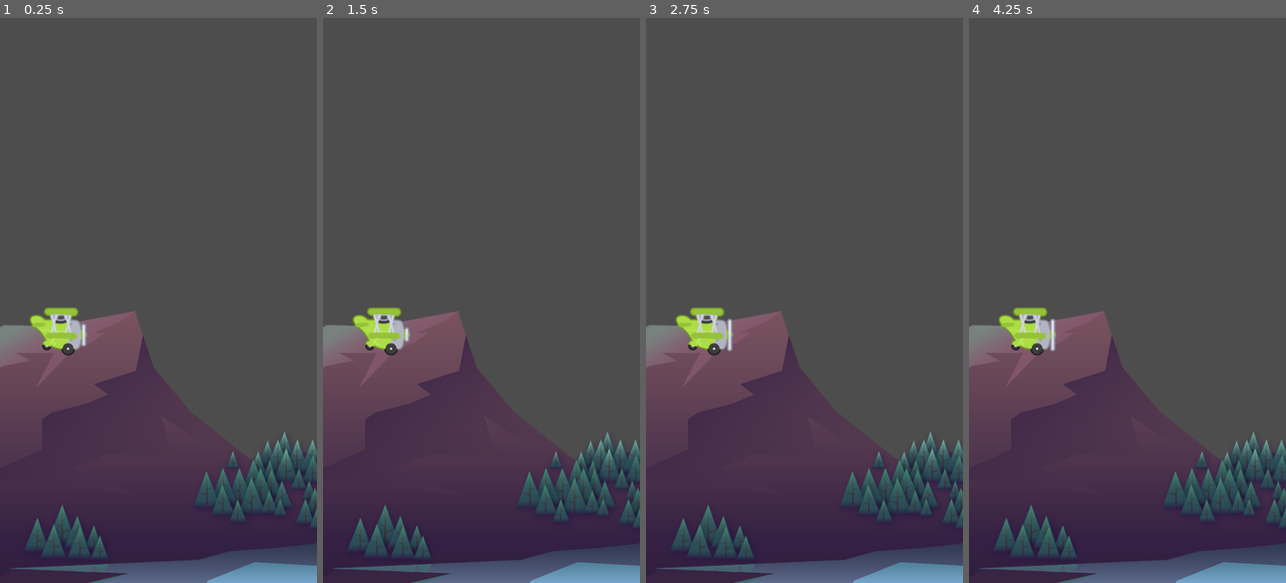
Above: before the commit, frames 1-4 (left to right).
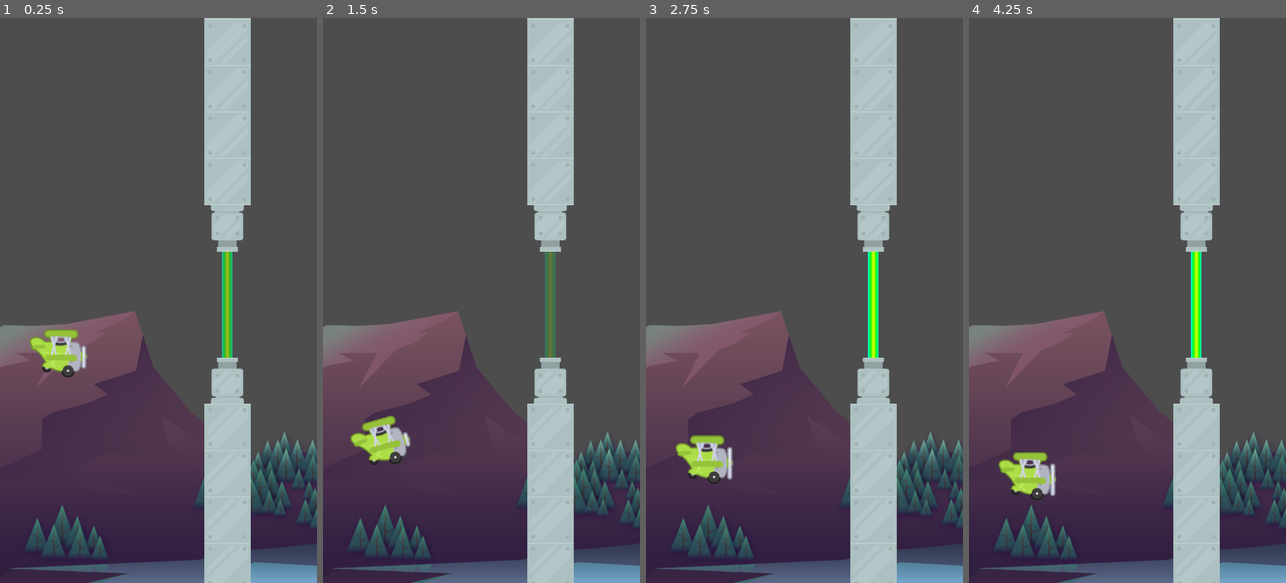
Above: after the commit, the same moments.

Repository: andreslauria/UDEMY-GODOT
Game: Godot game, scene res://scenes/game/game.tscn
The game is run twice, just before and just after one commit, with the same random seed, the same clock (stepped at 60 frames per second) and the same inputs.
Inputs:
- Up to frame 1 (0.25 s): no input
- Up to frame 2 (1.5 s): tap Space (Fly, bound only after the commit) at 0.6, 1.35 s
- Up to frame 3 (2.75 s): tap Space (Fly, bound only after the commit) at 2.1 s
- Up to frame 4 (4.25 s): tap Space (Fly, bound only after the commit) at 2.85, 3.6 s

The runs differ from the first frame. In frame 1, 13% of the frame differs, in the area x 9-80%, y 0-100%; in frame 2, 14%; in frame 3, 14%; in frame 4, 14%.

Commit message:
Hasta video 56
Gravity, collisions and animation player

Diff:
--- a/tappy/project.godot
+++ b/tappy/project.godot
@@ -21,6 +21,15 @@
 window/size/viewport_height=854
 window/stretch/mode="canvas_items"
 
+[input]
+
+Fly={
+"deadzone": 0.5,
+"events": [Object(InputEventKey,"resource_local_to_scene":false,"resource_name":"","device":-1,"window_id":0,"alt_pressed":false,"shift_pressed":false,"ctrl_pressed":false,"meta_pressed":false,"pressed":false,"keycode":0,"physical_keycode":32,"key_label":0,"unicode":32,"location":0,"echo":false,"script":null)
+, Object(InputEventMouseButton,"resource_local_to_scene":false,"resource_name":"","device":-1,"window_id":0,"alt_pressed":false,"shift_pressed":false,"ctrl_pressed":false,"meta_pressed":false,"button_mask":1,"position":Vector2(198, 14),"global_position":Vector2(207, 58),"factor":1.0,"button_index":1,"canceled":false,"pressed":true,"double_click":false,"script":null)
+]
+}
+
 [rendering]
 
 renderer/rendering_method="mobile"
--- /dev/null
+++ b/tappy/scenes/barrier/barrier.tscn
@@ -0,0 +1,10 @@
+[gd_scene load_steps=2 format=3 uid="uid://boli8jgo5yamq"]
+
+[sub_resource type="RectangleShape2D" id="RectangleShape2D_upvk7"]
+size = Vector2(515, 20)
+
+[node name="Barrier" type="StaticBody2D"]
+
+[node name="CollisionShape2D" type="CollisionShape2D" parent="."]
+position = Vector2(236.5, 0)
+shape = SubResource("RectangleShape2D_upvk7")
--- a/tappy/scenes/game/game.tscn
+++ b/tappy/scenes/game/game.tscn
@@ -1,7 +1,9 @@
-[gd_scene load_steps=3 format=3 uid="uid://b3ggcadfwkp88"]
+[gd_scene load_steps=5 format=3 uid="uid://b3ggcadfwkp88"]
 
 [ext_resource type="Texture2D" uid="uid://hejjb4b2h2fr" path="res://assets/background/rocks_2.png" id="1_4j4gt"]
-[ext_resource type="PackedScene" uid="uid://cc0l8dyki6xna" path="res://scenes/game/plane.tscn" id="2_vygwt"]
+[ext_resource type="PackedScene" uid="uid://cc0l8dyki6xna" path="res://scenes/plane/plane.tscn" id="2_vygwt"]
+[ext_resource type="PackedScene" uid="uid://boli8jgo5yamq" path="res://scenes/barrier/barrier.tscn" id="3_g34xj"]
+[ext_resource type="PackedScene" uid="uid://crplvs77hpk7v" path="res://scenes/pipes/pipes.tscn" id="4_0kj1h"]
 
 [node name="Game" type="Node2D"]
 
@@ -11,3 +13,12 @@
 
 [node name="Plane" parent="." instance=ExtResource("2_vygwt")]
 position = Vector2(88, 474)
+
+[node name="Barrier" parent="." instance=ExtResource("3_g34xj")]
+position = Vector2(0, -49)
+
+[node name="Barrier2" parent="." instance=ExtResource("3_g34xj")]
+position = Vector2(0, 869)
+
+[node name="Pipes" parent="Barrier2" instance=ExtResource("4_0kj1h")]
+position = Vector2(344, -436)
--- a/tappy/scenes/game/plane.tscn
+++ /dev/null
@@ -1,47 +0,0 @@
-[gd_scene load_steps=7 format=3 uid="uid://cc0l8dyki6xna"]
-
-[ext_resource type="Texture2D" uid="uid://rw5bxm2t7cop" path="res://assets/plane/planes_sheet.png" id="1_m8jg0"]
-
-[sub_resource type="AtlasTexture" id="AtlasTexture_joyvi"]
-atlas = ExtResource("1_m8jg0")
-region = Rect2(0, 0, 88, 73)
-
-[sub_resource type="AtlasTexture" id="AtlasTexture_gchap"]
-atlas = ExtResource("1_m8jg0")
-region = Rect2(88, 0, 88, 73)
-
-[sub_resource type="AtlasTexture" id="AtlasTexture_pstml"]
-atlas = ExtResource("1_m8jg0")
-region = Rect2(176, 0, 88, 73)
-
-[sub_resource type="SpriteFrames" id="SpriteFrames_5kng2"]
-animations = [{
-"frames": [{
-"duration": 1.0,
-"texture": SubResource("AtlasTexture_joyvi")
-}, {
-"duration": 1.0,
-"texture": SubResource("AtlasTexture_gchap")
-}, {
-"duration": 1.0,
-"texture": SubResource("AtlasTexture_pstml")
-}],
-"loop": true,
-"name": &"fly",
-"speed": 8.0
-}]
-
-[sub_resource type="CircleShape2D" id="CircleShape2D_ugkl8"]
-radius = 32.0
-
-[node name="Plane" type="CharacterBody2D"]
-
-[node name="AnimatedSprite2D" type="AnimatedSprite2D" parent="."]
-sprite_frames = SubResource("SpriteFrames_5kng2")
-animation = &"fly"
-autoplay = "fly"
-frame = 2
-frame_progress = 0.289477
-
-[node name="CollisionShape2D" type="CollisionShape2D" parent="."]
-shape = SubResource("CircleShape2D_ugkl8")
--- /dev/null
+++ b/tappy/scenes/laser/laser.tscn
@@ -0,0 +1,62 @@
+[gd_scene load_steps=6 format=3 uid="uid://ctkmrnckau12x"]
+
+[ext_resource type="Texture2D" uid="uid://1rytbkccnpjb" path="res://assets/pipes/laser2.png" id="1_465qs"]
+
+[sub_resource type="RectangleShape2D" id="RectangleShape2D_ocsqk"]
+size = Vector2(10, 205)
+
+[sub_resource type="Animation" id="Animation_lcfgj"]
+resource_name = "Flash"
+length = 0.6
+loop_mode = 1
+step = 0.1
+tracks/0/type = "value"
+tracks/0/imported = false
+tracks/0/enabled = true
+tracks/0/path = NodePath("Sprite2D:self_modulate")
+tracks/0/interp = 2
+tracks/0/loop_wrap = true
+tracks/0/keys = {
+"times": PackedFloat32Array(0, 0.1, 0.4),
+"transitions": PackedFloat32Array(1, 1, 1),
+"update": 0,
+"values": [Color(1, 1, 1, 1), Color(1, 1, 1, 0), Color(1, 1, 1, 1)]
+}
+
+[sub_resource type="Animation" id="Animation_6ecwb"]
+length = 0.001
+tracks/0/type = "value"
+tracks/0/imported = false
+tracks/0/enabled = true
+tracks/0/path = NodePath("Sprite2D:self_modulate")
+tracks/0/interp = 1
+tracks/0/loop_wrap = true
+tracks/0/keys = {
+"times": PackedFloat32Array(0),
+"transitions": PackedFloat32Array(1),
+"update": 0,
+"values": [Color(1, 1, 1, 1)]
+}
+
+[sub_resource type="AnimationLibrary" id="AnimationLibrary_tivkv"]
+_data = {
+"Flash": SubResource("Animation_lcfgj"),
+"RESET": SubResource("Animation_6ecwb")
+}
+
+[node name="laser" type="Area2D"]
+
+[node name="Sprite2D" type="Sprite2D" parent="."]
+scale = Vector2(1, 8)
+texture = ExtResource("1_465qs")
+
+[node name="CollisionShape2D" type="CollisionShape2D" parent="."]
+position = Vector2(82, 2)
+shape = SubResource("RectangleShape2D_ocsqk")
+
+[node name="AnimationPlayer" type="AnimationPlayer" parent="."]
+libraries = {
+"": SubResource("AnimationLibrary_tivkv")
+}
+autoplay = "Flash"
+speed_scale = 1.25
--- /dev/null
+++ b/tappy/scenes/pipe/pipe.tscn
@@ -0,0 +1,25 @@
+[gd_scene load_steps=4 format=3 uid="uid://bolwn4qri87nr"]
+
+[ext_resource type="Texture2D" uid="uid://c8jmg63b0n0ck" path="res://assets/pipes/pipe.png" id="1_55el7"]
+
+[sub_resource type="RectangleShape2D" id="RectangleShape2D_ip0rb"]
+size = Vector2(70, 559)
+
+[sub_resource type="RectangleShape2D" id="RectangleShape2D_p1s8m"]
+size = Vector2(49.75, 53.5)
+
+[node name="Pipe" type="Area2D"]
+
+[node name="Sprite2D" type="Sprite2D" parent="."]
+texture = ExtResource("1_55el7")
+centered = false
+offset = Vector2(-35, 0)
+
+[node name="CollisionShape2D" type="CollisionShape2D" parent="."]
+position = Vector2(-0.5, 350)
+shape = SubResource("RectangleShape2D_ip0rb")
+debug_color = Color(0, 0.627451, 0.482353, 0.513726)
+
+[node name="CollisionShape2D2" type="CollisionShape2D" parent="."]
+position = Vector2(1, 44)
+shape = SubResource("RectangleShape2D_p1s8m")
--- /dev/null
+++ b/tappy/scenes/pipes/pipes.tscn
@@ -0,0 +1,23 @@
+[gd_scene load_steps=4 format=3 uid="uid://crplvs77hpk7v"]
+
+[ext_resource type="PackedScene" uid="uid://bolwn4qri87nr" path="res://scenes/pipe/pipe.tscn" id="1_av7j6"]
+[ext_resource type="PackedScene" uid="uid://ctkmrnckau12x" path="res://scenes/laser/laser.tscn" id="2_s1x5x"]
+[ext_resource type="AudioStream" uid="uid://dgt2qmg16yj0j" path="res://assets/audio/score.wav" id="3_0lefr"]
+
+[node name="Pipes" type="Node2D"]
+
+[node name="Upper" parent="." instance=ExtResource("1_av7j6")]
+position = Vector2(0, -80)
+rotation = 3.14159
+
+[node name="Lower" parent="." instance=ExtResource("1_av7j6")]
+position = Vector2(0, 80)
+
+[node name="laser" parent="." instance=ExtResource("2_s1x5x")]
+z_index = -1
+
+[node name="VisibleOnScreenNotifier2D" type="VisibleOnScreenNotifier2D" parent="."]
+position = Vector2(58, 0)
+
+[node name="ScoreSound" type="AudioStreamPlayer2D" parent="."]
+stream = ExtResource("3_0lefr")
--- /dev/null
+++ b/tappy/scenes/plane/plane.gd
@@ -0,0 +1,35 @@
+extends CharacterBody2D
+
+@onready var animated_sprite_2d: AnimatedSprite2D = $AnimatedSprite2D
+@onready var animation_player: AnimationPlayer = $AnimationPlayer
+
+
+const GRAVITY: float = 1000
+const POWER: float  = -350
+
+# Called when the node enters the scene tree for the first time.
+func _ready() -> void:
+	pass # Replace with function body.
+
+
+# Called every frame. 'delta' is the elapsed time since the previous frame.
+func _physics_process(delta: float) -> void:
+
+	velocity.y += GRAVITY * delta
+
+	fly()
+
+	move_and_slide()
+
+	if is_on_floor() or is_on_ceiling():
+		die()
+
+func fly() -> void:
+	if Input.is_action_just_pressed("Fly"):
+		animation_player.play("power")
+		velocity.y = POWER
+
+
+func die()-> void:
+	set_physics_process(false)
+	animated_sprite_2d.stop()
--- /dev/null
+++ b/tappy/scenes/plane/plane.tscn
@@ -0,0 +1,92 @@
+[gd_scene load_steps=11 format=3 uid="uid://cc0l8dyki6xna"]
+
+[ext_resource type="Texture2D" uid="uid://rw5bxm2t7cop" path="res://assets/plane/planes_sheet.png" id="1_m8jg0"]
+[ext_resource type="Script" path="res://scenes/plane/plane.gd" id="1_ovx0f"]
+
+[sub_resource type="AtlasTexture" id="AtlasTexture_joyvi"]
+atlas = ExtResource("1_m8jg0")
+region = Rect2(0, 0, 88, 73)
+
+[sub_resource type="AtlasTexture" id="AtlasTexture_gchap"]
+atlas = ExtResource("1_m8jg0")
+region = Rect2(88, 0, 88, 73)
+
+[sub_resource type="AtlasTexture" id="AtlasTexture_pstml"]
+atlas = ExtResource("1_m8jg0")
+region = Rect2(176, 0, 88, 73)
+
+[sub_resource type="SpriteFrames" id="SpriteFrames_5kng2"]
+animations = [{
+"frames": [{
+"duration": 1.0,
+"texture": SubResource("AtlasTexture_joyvi")
+}, {
+"duration": 1.0,
+"texture": SubResource("AtlasTexture_gchap")
+}, {
+"duration": 1.0,
+"texture": SubResource("AtlasTexture_pstml")
+}],
+"loop": true,
+"name": &"fly",
+"speed": 8.0
+}]
+
+[sub_resource type="CircleShape2D" id="CircleShape2D_ugkl8"]
+radius = 32.0
+
+[sub_resource type="Animation" id="Animation_yqtkq"]
+resource_name = "power"
+length = 0.3
+step = 0.1
+tracks/0/type = "value"
+tracks/0/imported = false
+tracks/0/enabled = true
+tracks/0/path = NodePath("AnimatedSprite2D:rotation")
+tracks/0/interp = 2
+tracks/0/loop_wrap = true
+tracks/0/keys = {
+"times": PackedFloat32Array(0, 0.1, 0.3),
+"transitions": PackedFloat32Array(1, 1, 1),
+"update": 0,
+"values": [0.0, -0.261799, 0.0]
+}
+
+[sub_resource type="Animation" id="Animation_5ngdu"]
+length = 0.001
+tracks/0/type = "value"
+tracks/0/imported = false
+tracks/0/enabled = true
+tracks/0/path = NodePath("AnimatedSprite2D:rotation")
+tracks/0/interp = 1
+tracks/0/loop_wrap = true
+tracks/0/keys = {
+"times": PackedFloat32Array(0),
+"transitions": PackedFloat32Array(1),
+"update": 0,
+"values": [0.0]
+}
+
+[sub_resource type="AnimationLibrary" id="AnimationLibrary_et5a7"]
+_data = {
+"RESET": SubResource("Animation_5ngdu"),
+"power": SubResource("Animation_yqtkq")
+}
+
+[node name="Plane" type="CharacterBody2D"]
+script = ExtResource("1_ovx0f")
+
+[node name="AnimatedSprite2D" type="AnimatedSprite2D" parent="."]
+sprite_frames = SubResource("SpriteFrames_5kng2")
+animation = &"fly"
+autoplay = "fly"
+frame = 2
+frame_progress = 0.289477
+
+[node name="CollisionShape2D" type="CollisionShape2D" parent="."]
+shape = SubResource("CircleShape2D_ugkl8")
+
+[node name="AnimationPlayer" type="AnimationPlayer" parent="."]
+libraries = {
+"": SubResource("AnimationLibrary_et5a7")
+}
